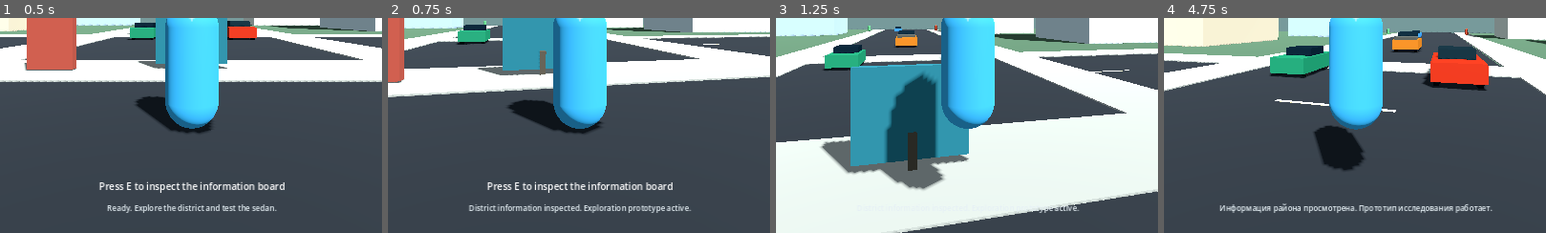
Above: before the commit, frames 1-4 (left to right).
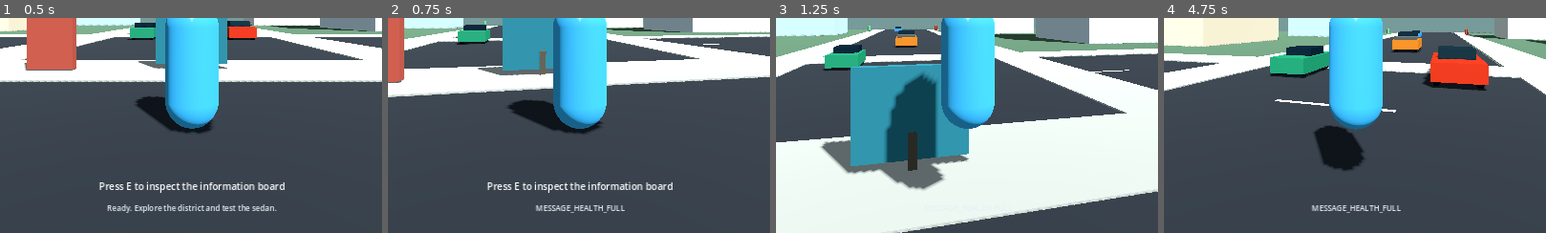
Above: after the commit, the same moments.

Repository: KenlikDev/sunshine-state
Game: Godot game, scene res://scenes/bootstrap/main.tscn
The game is run twice, just before and just after one commit, with the same random seed, the same clock (stepped at 60 frames per second) and the same inputs.
Inputs (mouse positions are % of the whole screen's width and height, from its top left):
- Up to frame 1 (0.5 s): no input
- Up to frame 2 (0.75 s): tap E (interact) at 0.5 s; move the mouse to (55, 50) at 0.52 s; hold W (move_forward) from 0.53 s (still down); tap H (use_first_aid_kit, bound only after the commit) at 0.6 s
- Up to frame 3 (1.25 s): keep holding W (move_forward); tap Space (jump) at 0.77 s
- Up to frame 4 (4.75 s): keep holding W (move_forward); move the mouse to (45, 50) at 1.27 s; right-click (45, 50) at 1.35 s; tap Space (jump) at 1.52, 3.02, 3.77, 4.52 s; tap H (use_first_aid_kit, bound only after the commit) every 0.75 s from 1.55 to 4.55 s; tap E (interact) at 2, 2.75, 2.85 s; move the mouse to (52, 48) at 2.02 s; click (52, 48) at 2.1 s; move the mouse to (49, 52) at 2.77 s; move the mouse to (57, 51) at 3.52 s; hold Shift (sprint) 3.53-4.28 s; move the mouse to (42, 49) at 4.27 s; tap F6 (toggle_language) at 4.35 s
The pictures show only the part of the screen within x 25-75%, y 50-100%; the shares and areas given below are measured in that part.

Frame 1 is identical in both runs. In frame 2, 1.1% of the frame differs, in the area x 21-80%, y 86-91%; in frame 3, 0.1%; in frame 4, 1.4%, in the area x 14-86%, y 86-91%.

Commit message:
feat: bind first-aid kit use to the H key

Diff:
--- a/project.godot
+++ b/project.godot
@@ -60,6 +60,10 @@
 "deadzone": 0.5,
 "events": [Object(InputEventKey,"physical_keycode":84)]
 }
+use_first_aid_kit={
+"deadzone": 0.5,
+"events": [Object(InputEventKey,"physical_keycode":72)]
+}
 save_game={
 "deadzone": 0.5,
 "events": [Object(InputEventKey,"physical_keycode":4194336)]
